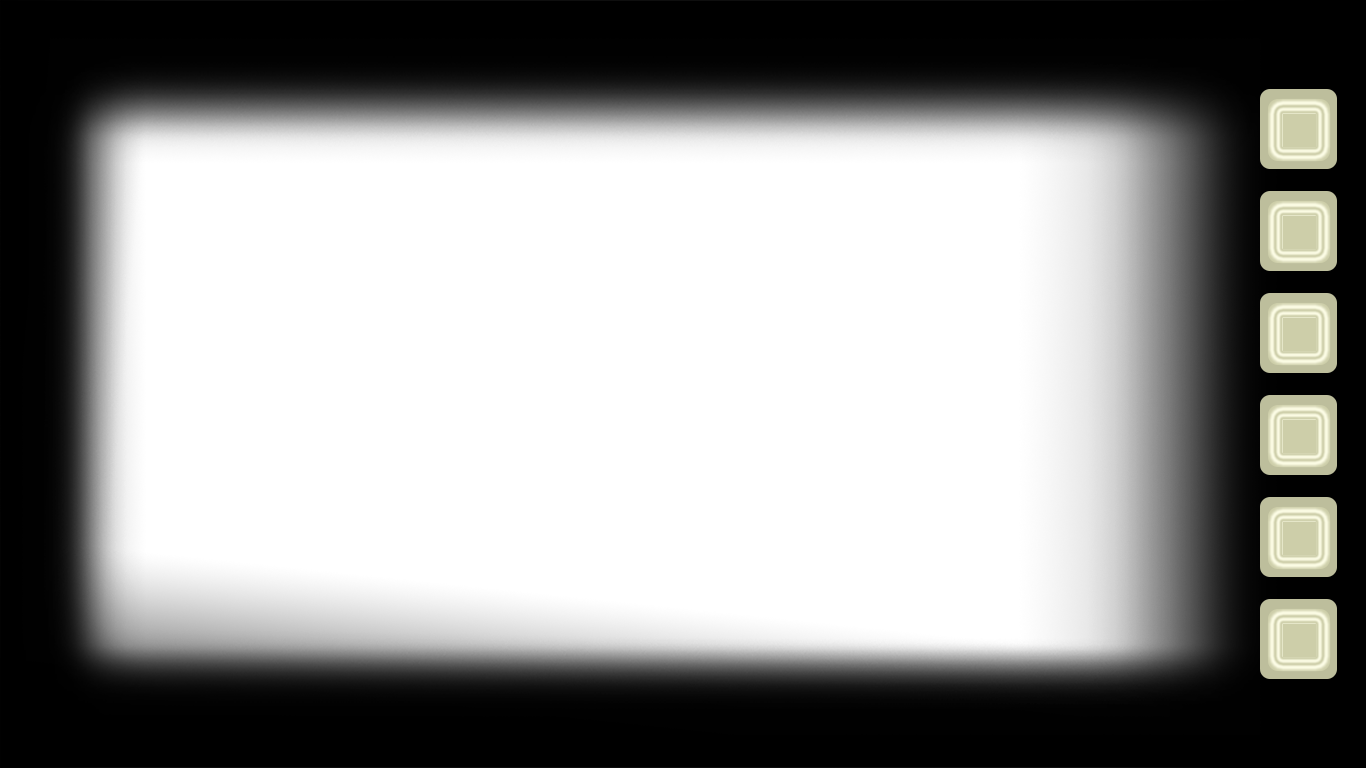
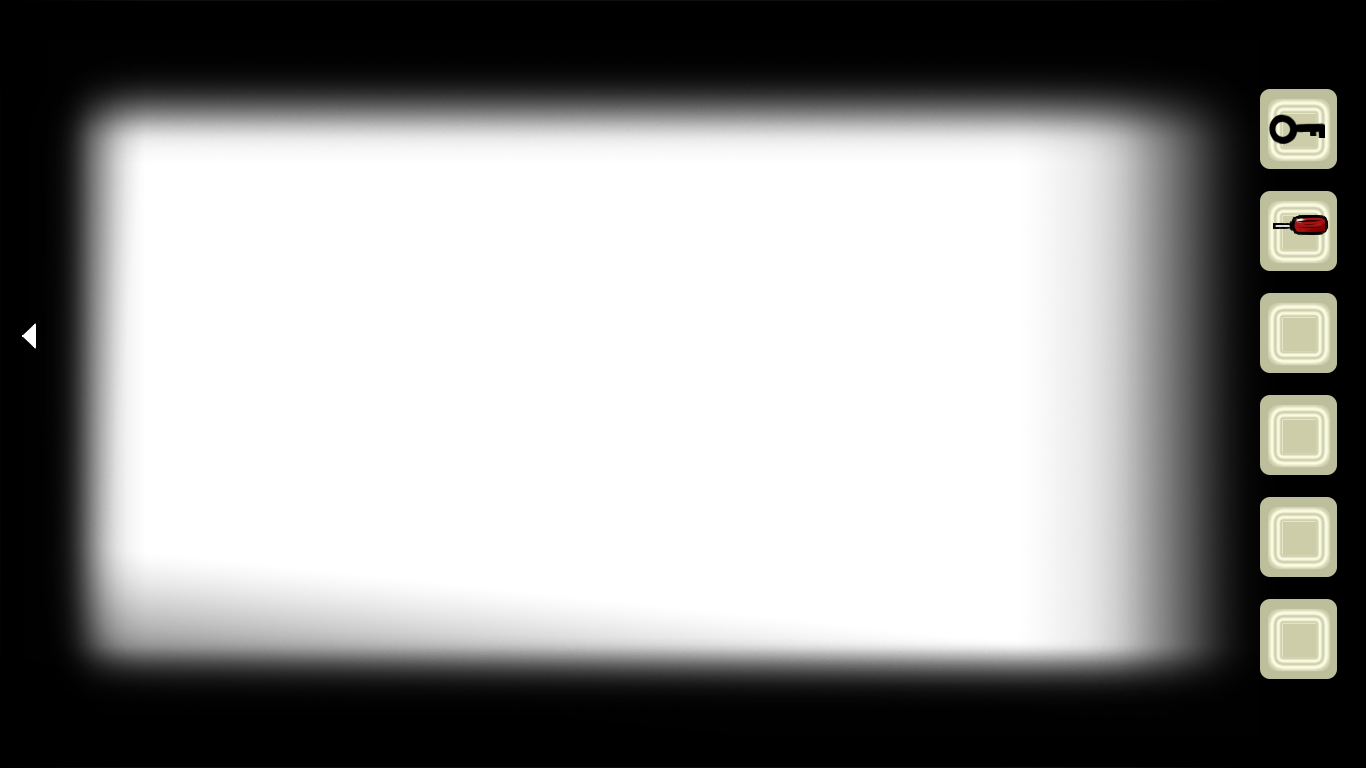
The second 1366 x 768 image is a revision of the first. Changes to its layers:
added layer "图层 8" above "图层 6" over [22, 214, 1329, 349]
added layer "图层 6" above "图层 5" over [1268, 114, 1325, 145]
